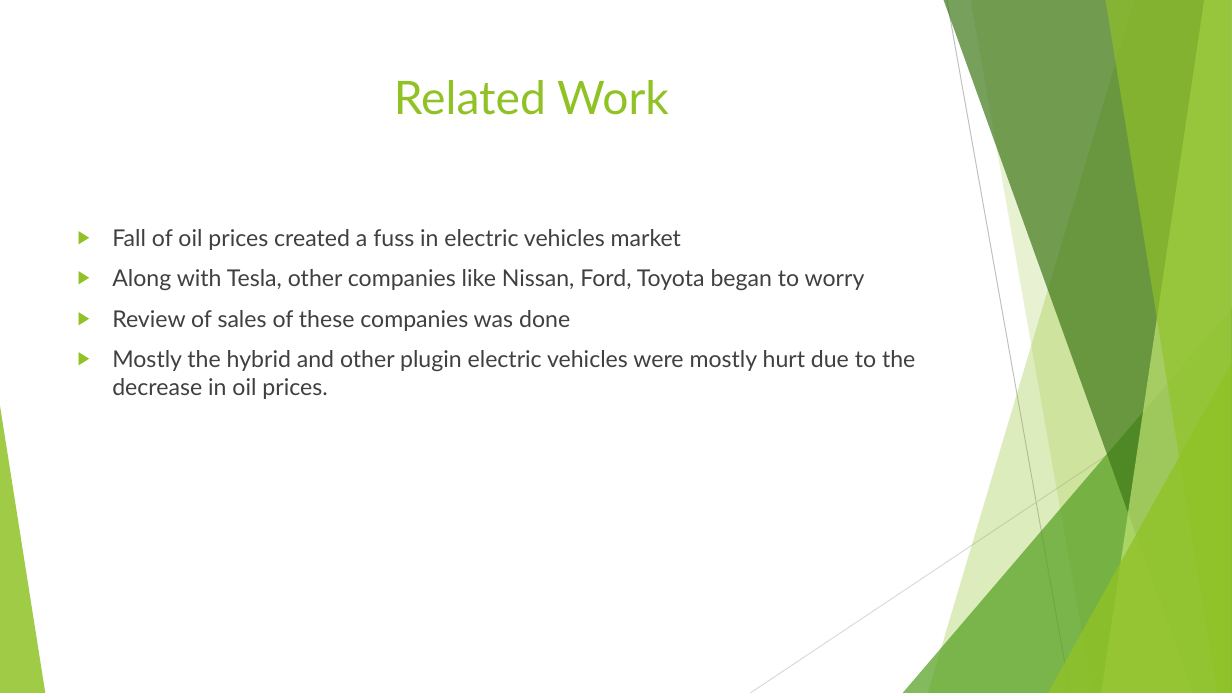
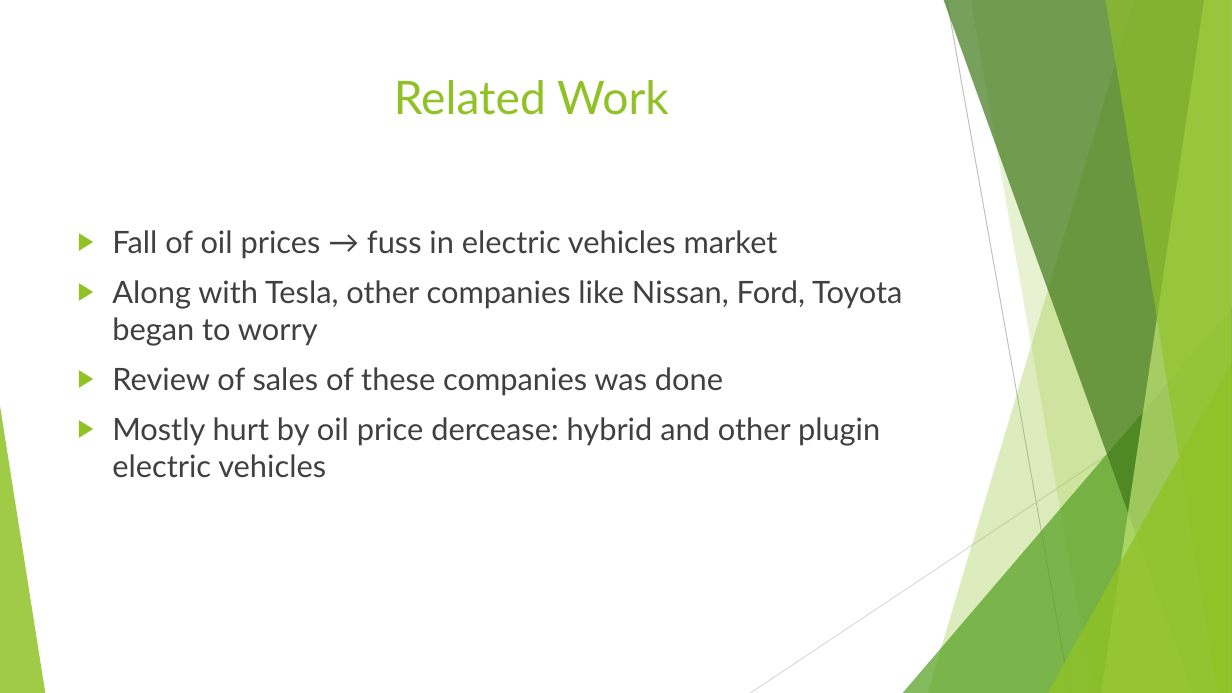
Before and after one commit to sonamgupta1105/Tesla_Analytics, a slide deck: slide 4 of finalPptTesla.pptx. Drawn at 1232x693 pixels with LibreOffice and Linux fonts; fonts in the diff are those of the drawing. Boxes give left, top, right and bottom in pixels: in the first picture for what was removed or moved away, otherwise in the second. Text is boxed around its words. In the diff, an @@ line names an element or a change of style, - is before the commit and + after.

```diff
--- a/finalPptTesla.pptx
+++ b/finalPptTesla.pptx
@@ text at box(112, 230, 778, 259): text changed; size 18 to 24 pt @@
-▶ Fall of oil prices created a fuss in electric vehicles market
+▶ Fall of oil prices → fuss in electric vehicles market
@@ text at box(112, 280, 902, 396): size 18 to 24 pt in "Along with Tesla, other companies like Nissan, ...", "Review of sales of these companies was ..." @@
@@ text at box(112, 417, 880, 478): text changed; size 18 to 24 pt @@
-▶ Mostly the hybrid and other plugin electric vehicles were mostly hurt due to the decrease in oil prices.
+▶ Mostly hurt by oil price dercease: hybrid and other plugin electric vehicles
```
Also in this commit, not shown: 14 other slides changed.
